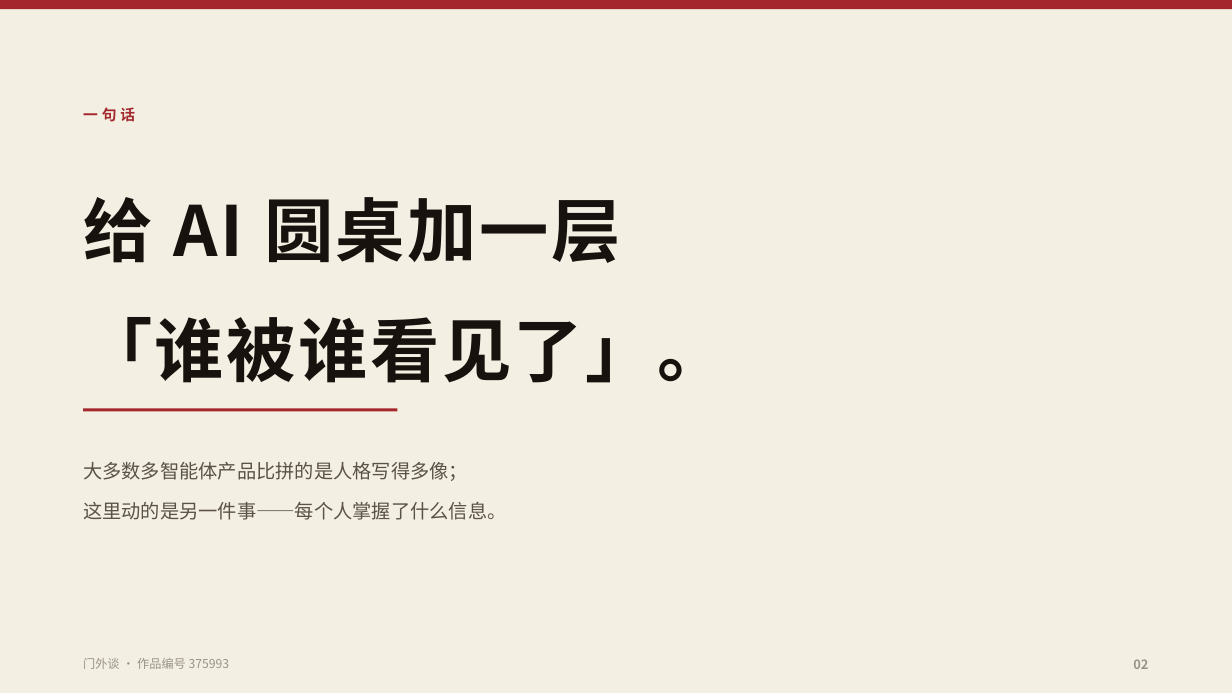
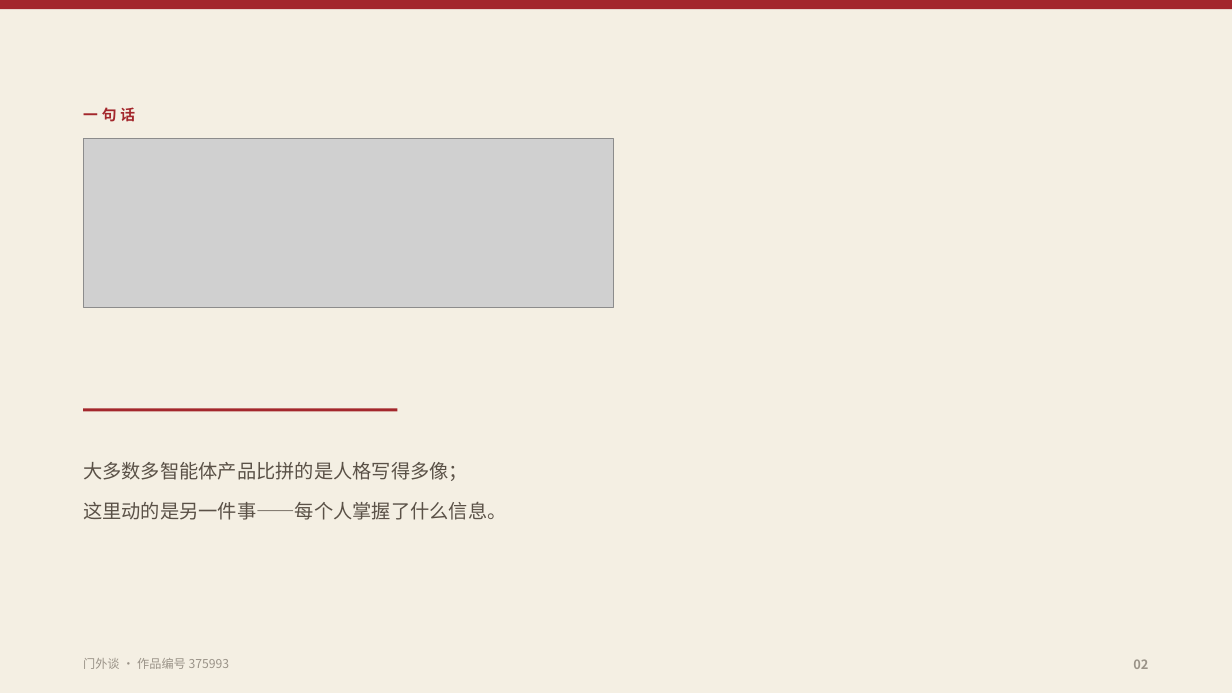
Before and after one commit to fsh114514/menwaitan, a slide deck: slide 2 of competition/答辩PPT.pptx. Drawn at 1232x693 pixels with LibreOffice and Linux fonts; fonts in the diff are those of the drawing; grey boxes stand for pictures. Boxes give left, top, right and bottom in pixels: in the first picture for what was removed or moved away, otherwise in the second. Text is boxed around its words. In the diff, an @@ line names an element or a change of style, - is before the commit and + after.

Commit message:
PPT 大标题改用得意黑（渲染成图片，不依赖评委电脑装字体）
作者想用站内那个得意黑。问题：它不是系统字体，写成字体名在 Windows 上会掉字体。

做法：
- 把 public/fonts/smiley-sans.woff2 转成 ttf（fontTools）
- 新增 display() / display_png()：把大标题用得意黑渲成透明 PNG 再贴进幻灯片
  · 4x 超采样，缩放不糊
  · 渲染后裁掉字体自带的透明行距——否则按比例缩放时字形会缩水
- 使用范围：封面「门外谈」、第 2 页大字主张、12 页的页标题
- 正文仍是微软雅黑（可编辑、可选择）

顺带修：封面标题压住顶部小字、副标题撞上「辩」水印、第二页大字过小。

```diff
--- a/competition/答辩PPT.pptx
+++ b/competition/答辩PPT.pptx
@@ picture added at <box>83,139,613,308</box> @@
@@ text removed at <box>83,197,727,383</box> @@
-给 AI 圆桌加一层
-「谁被谁看见了」。
```
Also in this commit, not shown: 10 other slides changed, 2 other files.
